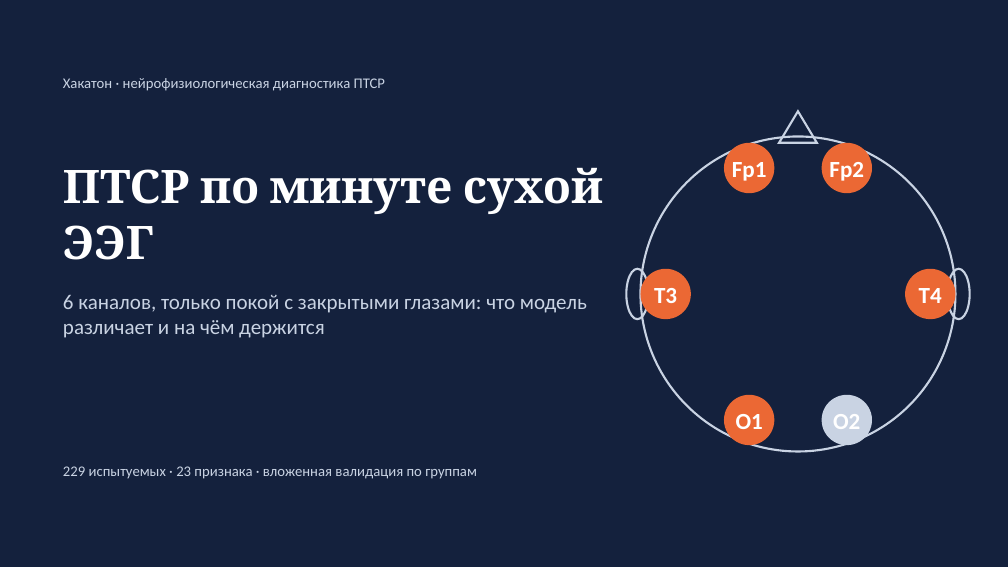
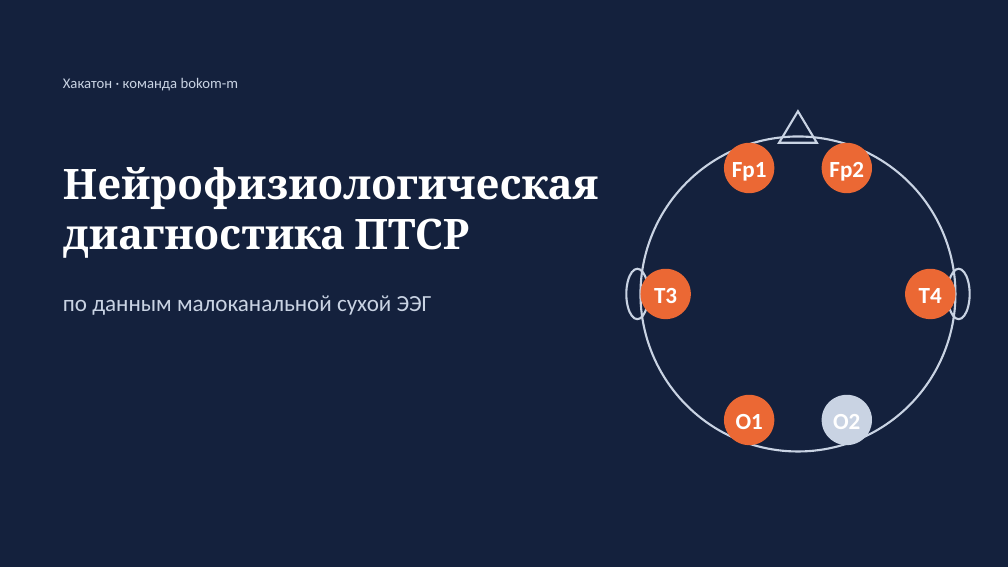
Before and after one commit to igor688-hub/neurodiagnosis-eeg, a slide deck: slide 1 of report/presentation.pptx. Drawn at 1008x567 pixels with LibreOffice and Linux fonts; fonts in the diff are those of the drawing. Boxes give left, top, right and bottom in pixels: in the first picture for what was removed or moved away, otherwise in the second. Text is boxed around its words. In the diff, an @@ line names an element or a change of style, - is before the commit and + after.

```diff
--- a/report/presentation.pptx
+++ b/report/presentation.pptx
@@ text added at box(63, 78, 238, 91), 14 pt, text #C9D3E3 @@
+Хакатон · команда bokom-m
@@ text at box(63, 167, 598, 258): text changed; size 14 to 40 pt; font Calibri to Cambria; text colour #C9D3E3 to #FFFFFF; bold on @@
-Хакатон · нейрофизиологическая диагностика ПТСР
+Нейрофизиологическая диагностика ПТСР
@@ text removed at box(63, 167, 603, 260) @@
-ПТСР по минуте сухой ЭЭГ
@@ text at box(63, 295, 432, 315): text changed; size 20 to 22 pt @@
-6 каналов, только покой с закрытыми глазами: что модель различает и на чём держится
+по данным малоканальной сухой ЭЭГ
@@ text removed at box(63, 466, 477, 479) @@
-229 испытуемых · 23 признака · вложенная валидация по группам
```
Also in this commit, not shown: 3 other slides changed, 1 slide added, 5 slides removed, 1 other file.
